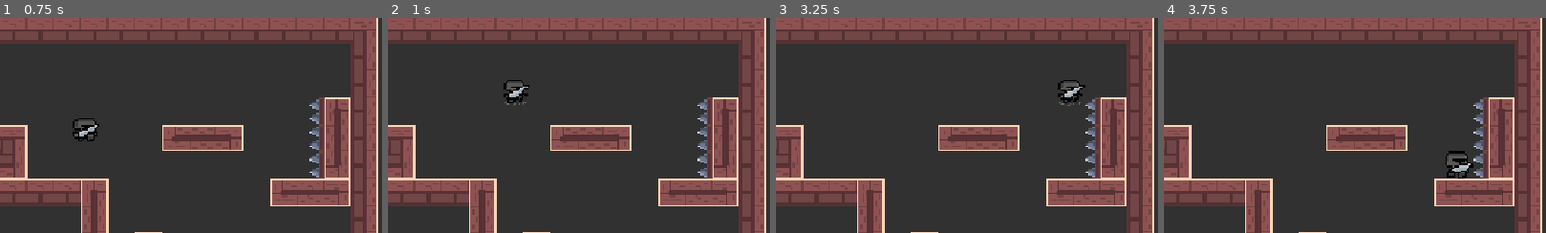
Above: before the commit, frames 1-4 (left to right).
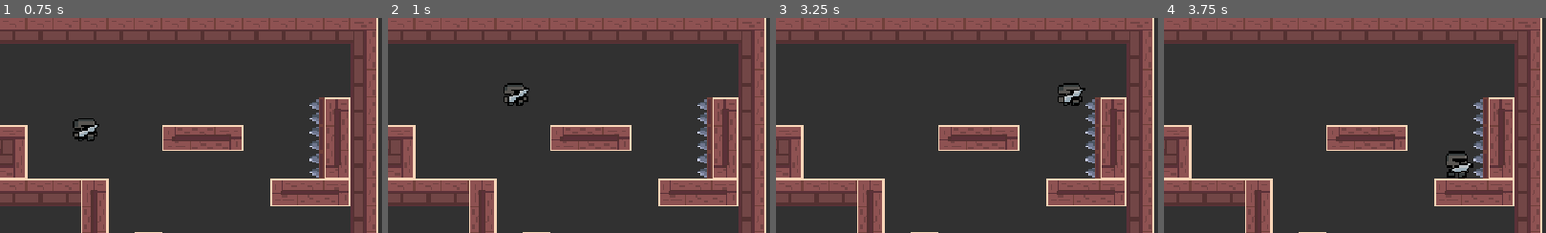
Above: after the commit, the same moments.

Repository: Marcausente/KnightGame2DGodot
Game: Godot game, scene res://Escenas/escena_principal/escena_principal.tscn
Same seed, same stepped clock (60 frames per second), same inputs: the game is played once before the commit and once after it.
Inputs:
- Up to frame 1 (0.75 s): tap Enter (ui_accept) at 0.5 s; hold Right (ui_right) from 0.53 s (still down)
- Up to frame 2 (1 s): keep holding Right (ui_right); tap Enter (ui_accept) at 0.77 s
- Up to frame 3 (3.25 s): tap Enter (ui_accept) at 1.52, 2.75, 3.02 s; release Right (ui_right) at 2.03 s; hold Left (ui_left) 2.03-2.78 s; hold Right (ui_right) from 2.78 s (still down)
- Up to frame 4 (3.75 s): keep holding Right (ui_right)
The pictures show only the part of the screen within x 50-100%, y 0-50%; the shares and areas given below are measured in that part.

Frame 1 is identical in both runs. In frame 2, 0.5% of the frame differs, in the area x 30-37%, y 28-41%; in frame 3, 0.6%, in the area x 73-81%, y 28-41%; in frame 4, nothing differs.

Commit message:
FIX: arreglado error en la animacion de salto del doble salto

Diff:
--- a/Escenas/personaje/sprite_frames_personaje.tres
+++ b/Escenas/personaje/sprite_frames_personaje.tres
@@ -17,6 +17,18 @@
 [sub_resource type="AtlasTexture" id="AtlasTexture_0gley"]
 atlas = ExtResource("1_p5nre")
 region = Rect2(48, 16, 16, 16)
+
+[sub_resource type="AtlasTexture" id="AtlasTexture_037nx"]
+atlas = ExtResource("1_p5nre")
+region = Rect2(0, 16, 16, 16)
+
+[sub_resource type="AtlasTexture" id="AtlasTexture_fe7lq"]
+atlas = ExtResource("1_p5nre")
+region = Rect2(16, 16, 16, 16)
+
+[sub_resource type="AtlasTexture" id="AtlasTexture_g164t"]
+atlas = ExtResource("1_p5nre")
+region = Rect2(32, 16, 16, 16)
 
 [sub_resource type="AtlasTexture" id="AtlasTexture_p5nre"]
 atlas = ExtResource("1_p5nre")
@@ -53,6 +65,15 @@
 "frames": [{
 "duration": 1.0,
 "texture": SubResource("AtlasTexture_0gley")
+}, {
+"duration": 1.0,
+"texture": SubResource("AtlasTexture_037nx")
+}, {
+"duration": 1.0,
+"texture": SubResource("AtlasTexture_fe7lq")
+}, {
+"duration": 1.0,
+"texture": SubResource("AtlasTexture_g164t")
 }],
 "loop": 1,
 "name": &"doble_salto",
